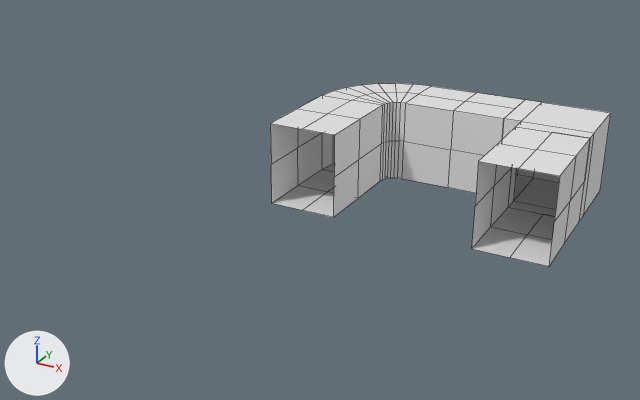
The Blender file Basic_Pieces.blend: old version first, new version second.
Both versions are drawn from a camera (50 mm lens) standing at (11.4, -21.19, 9.08) and looking at (0.63, -1.62, -0.71). Lighting does not change. The marker at lower left points along +X, +Y and +Z. Mesh edges are drawn as thin lines.

Script lines for the objects in view, before the commit:
```python
me_plane = bpy.data.meshes.new('Plane')
me_plane.from_pydata([(1.0, 1.5, 1.2), (0.0, 1.5, 1.2), (1.0, 0.0, 1.2), (0.0, 0.0, 1.2), (1.0, 1.5, 0.0), (1.0, 0.0, 0.0)], [], [(0, 2, 3, 1), (4, 5, 2, 0)])
me_plane_006 = bpy.data.meshes.new('Plane.006')
me_plane_006.from_pydata(...)  # 64 vertices, 56 faces; spans x -1.0..1.5, y -1.5..1.0, z -1.2..1.2
me_plane_007 = bpy.data.meshes.new('Plane.007')
me_plane_007.from_pydata([(1.0, 1.5, 1.2), (0.0, 1.5, 1.2), (1.0, 0.0, 1.2), (0.0, 0.0, 1.2), (1.0, 1.5, 0.0), (1.0, 0.0, 0.0)], [], [(0, 2, 3, 1), (4, 5, 2, 0)])
ob_corner_curve = bpy.data.objects.new('Corner_Curve', me_plane_006)
ob_corner_curve.location = (0.0, 3.0, 0.0)
ob_straight = bpy.data.objects.new('Straight', me_plane)
ob_straight.location = (0.0, 0.0, 0.0)
_m = ob_straight.modifiers.new('Mirror', 'MIRROR')
_m.use_axis = (True, True, True)
_m.use_clip = True
ob_straight_003 = bpy.data.objects.new('Straight.003', me_plane_007)
ob_straight_003.location = (6.0, 0.0, 0.0)
_m = ob_straight_003.modifiers.new('Mirror', 'MIRROR')
_m.use_axis = (True, True, True)
_m.use_clip = True
# also in view: 'Straight.001' at (3.0, 3.0, 0.0); 'Plane' at (5.75, 2.75, 0.0)
```
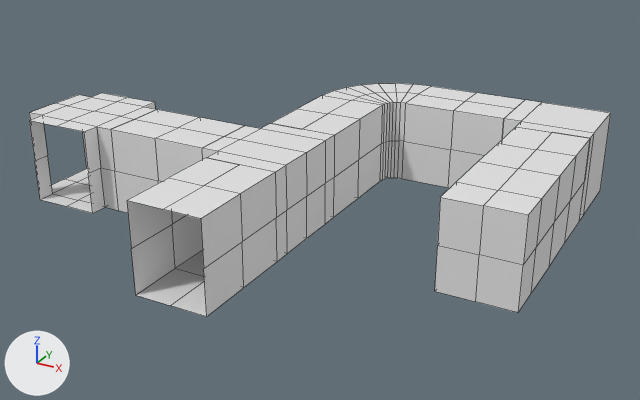
Location of each change, (x1, y1, x2, y2) in pixels of the pictures (640 x 400 px):
'Straight.004', added
    after: (127, 158, 277, 317)
'Dead_End', added
    after: (435, 161, 560, 313)
'T_Junction', added
    after: (202, 123, 334, 261)
'Cross_Roads', added
    after: (29, 93, 157, 213)
'Straight.005', added
    after: (111, 109, 243, 213)

What changed in the scene script:
```text
Add me_plane_009:
    me_plane_009.from_pydata([(-1.0, 1.5, 1.2), (-1.0, 0.0, 1.2), (-1.0, 1.0, 1.2), (-1.5, 0.0, 1.2), (-1.5, 1.0, 1.2), (-1.0, 1.5, 0.0), (-1.0, 1.0, 0.0), (-1.5, 1.0, 0.0), (0.0, 1.5, 1.2), (0.0, 0.0, 1.2), (0.0, 1.0, 1.2)], [], [(10, 9, 1, 2), (8, 10, 2, 0), (2, 1, 3, 4), (2, 4, 7, 6), (0, 2, 6, 5)])
Add me_plane_003:
    me_plane_003.from_pydata([(1.0, 1.5, 1.2), (-1.0, 1.5, 1.2), (1.0, 0.0, 1.2), (-1.0, 0.0, 1.2), (1.0, 1.5, 0.0), (1.0, 0.0, 0.0), (1.0, 1.0, 1.2), (-1.0, 1.0, 1.2), (1.0, 1.0, 0.0), (-1.5, 0.0, 1.2), (-1.5, 1.0, 1.2), (-1.0, 1.5, 0.0), (-1.0, 1.0, 0.0), (-1.5, 1.0, 0.0)], [], [(6, 2, 3, 7), (8, 5, 2, 6), (4, 8, 6, 0), (0, 6, 7, 1), (7, 3, 9, 10), (7, 10, 13, 12), (1, 7, 12, 11)])
Add me_plane_002:
    me_plane_002.from_pydata([(-1.0, 1.5, -1.2), (0.0, 1.5, -1.2), (-1.0, 1.5, 0.0), (-1.0, -1.0, -1.2), (0.0, -1.0, -1.2), (-1.0, 0.0, -1.2), (0.0, 0.0, -1.2), (-1.0, -1.0, 0.0), (-1.0, 0.0, 0.0), (0.0, -1.0, 0.0)], [], [(0, 5, 6, 1), (2, 8, 5, 0), (3, 4, 6, 5), (7, 3, 5, 8), (3, 7, 9, 4)])
Add ob_cross_roads:
    ob_cross_roads = bpy.data.objects.new('Cross_Roads', me_plane_009)
    ob_cross_roads.location = (-6.0, -3.0, 0.0)
    _m = ob_cross_roads.modifiers.new('Mirror', 'MIRROR')
    _m.use_axis = (False, True, True)
    _m.use_clip = True
    _m = ob_cross_roads.modifiers.new('Mirror.001', 'MIRROR')
    _m.use_clip = True
Add ob_t_junction:
    ob_t_junction = bpy.data.objects.new('T_Junction', me_plane_003)
    ob_t_junction.location = (0.0, -3.0, 0.0)
    _m = ob_t_junction.modifiers.new('Mirror', 'MIRROR')
    _m.use_axis = (False, True, True)
    _m.use_clip = True
Add ob_dead_end:
    ob_dead_end = bpy.data.objects.new('Dead_End', me_plane_002)
    ob_dead_end.location = (6.0, -3.0, 0.0)
    _m = ob_dead_end.modifiers.new('Mirror', 'MIRROR')
    _m.use_axis = (True, False, True)
    _m.use_clip = True
Add ob_straight_005:
    ob_straight_005 = bpy.data.objects.new('Straight.005', me_plane.copy())  # the mesh of ob_straight
    ob_straight_005.location = (-3.0, -3.0, 0.0)
    ob_straight_005.rotation_euler = (0.0, 0.0, -1.571)  # degrees (0, 0, -90)
    _m = ob_straight_005.modifiers.new('Mirror', 'MIRROR')
    _m.use_axis = (True, True, True)
    _m.use_clip = True
Add ob_straight_004:
    ob_straight_004 = bpy.data.objects.new('Straight.004', me_plane.copy())  # the mesh of ob_straight
    ob_straight_004.location = (0.0, -6.0, 0.0)
    _m = ob_straight_004.modifiers.new('Mirror', 'MIRROR')
    _m.use_axis = (True, True, True)
    _m.use_clip = True
```
